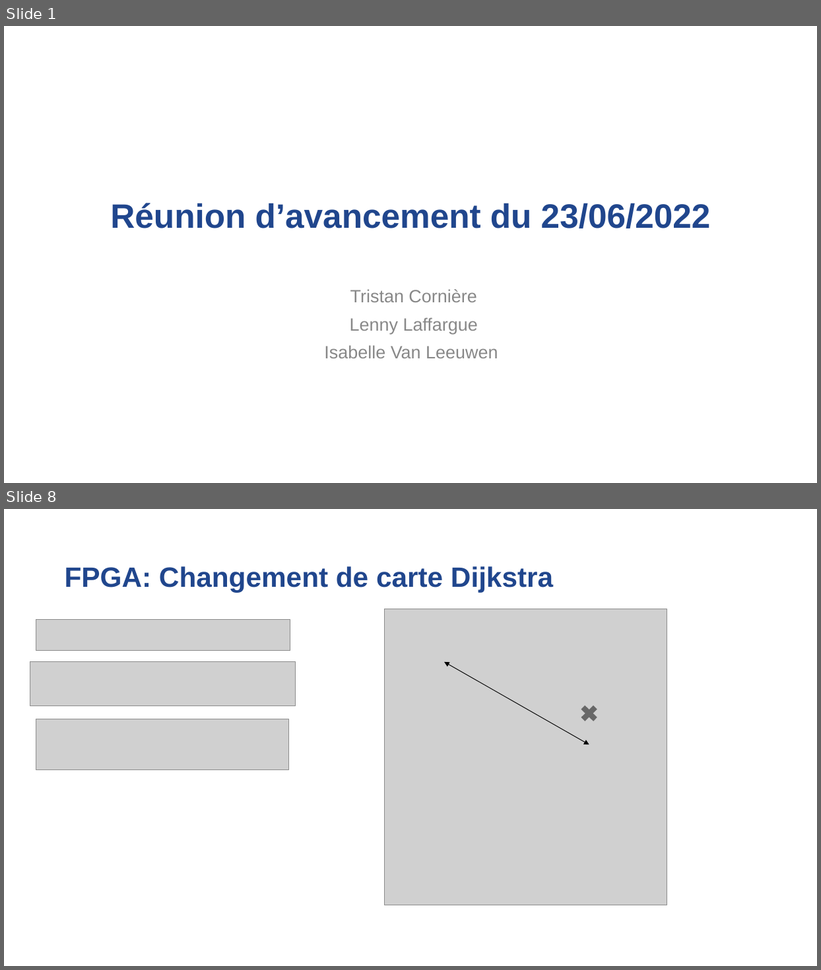
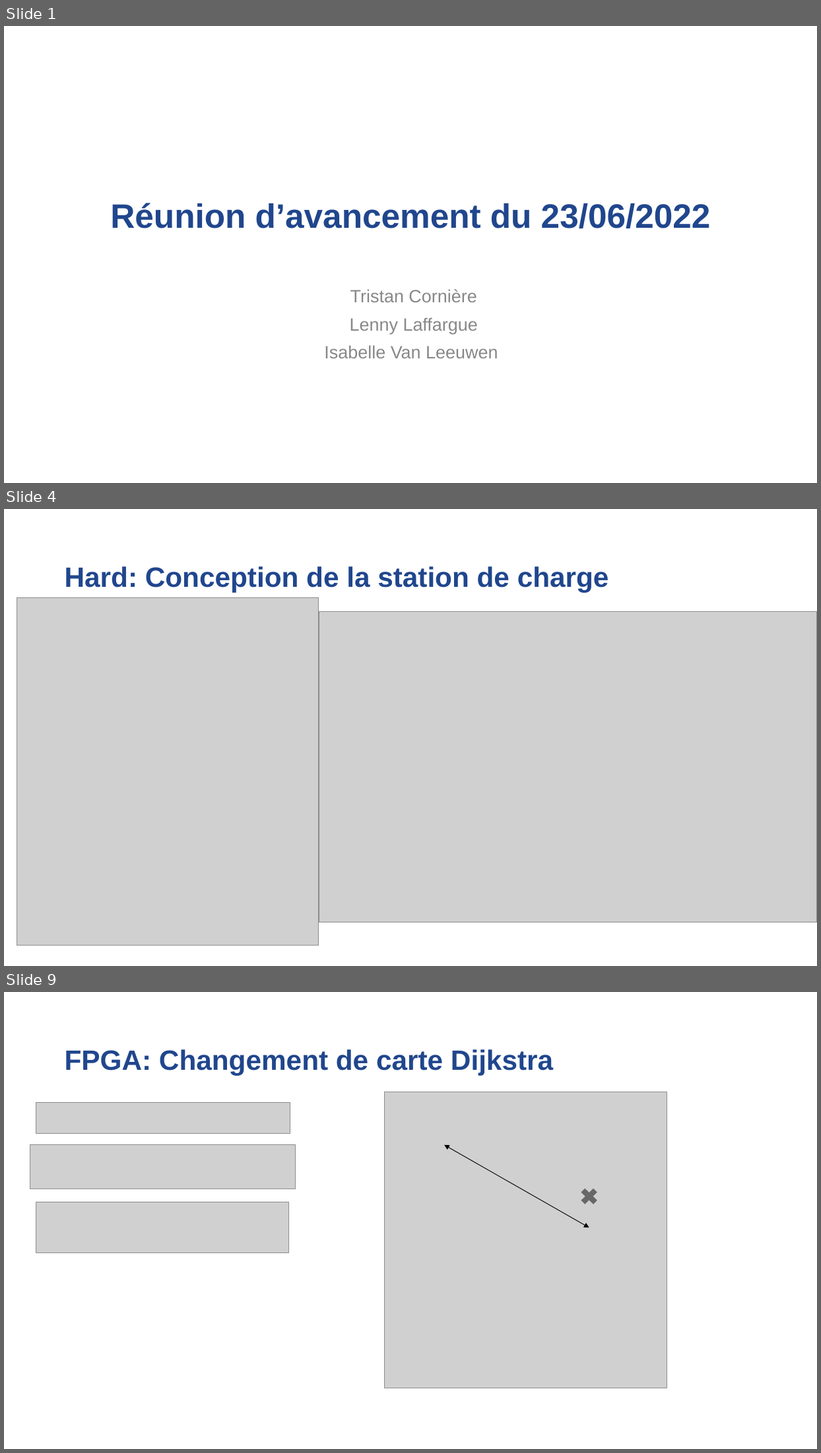
Before and after one commit to Laffargue-ElsysDesign/Robot_Surveillance_V3, a slide deck: GestionDeProjet/Reunions/Reunion_06_07_2022/Reunion_avancement_06_07_22.pptx. Shown one above the other, each under a label of ours: slides 1 and 8 before the commit, slides 1, 4 and 9 after it; the slides between them are not shown. The pictures are 821x970 and 821x1453 pixels, drawn with LibreOffice and Linux fonts; fonts in the diff are those of the drawing; grey boxes stand for pictures; background and template pictures are left out. Boxes give left, top, right and bottom in pixels: in the first picture for what was removed or moved away, otherwise in the second. Text is boxed around its words. In the diff, an @@ line names an element or a change of style, - is before the commit and + after.

```diff
--- a/GestionDeProjet/Reunions/Reunion_06_07_2022/Reunion_avancement_06_07_22.pptx
+++ b/GestionDeProjet/Reunions/Reunion_06_07_2022/Reunion_avancement_06_07_22.pptx
@@ slide 4 added at box(4, 509, 817, 966), background #FFFFFF @@
@@ title added at box(65, 566, 609, 592), 33 pt, text #20468D, bold @@
+Hard: Conception de la station de charge
@@ picture added at box(17, 598, 319, 946) @@
@@ picture added at box(319, 611, 817, 923) @@
@@ what was slide 8 is now slide 9 @@
```
Also in this commit, not shown: 4 slides changed, 1 other slide added, 1 slide removed.
